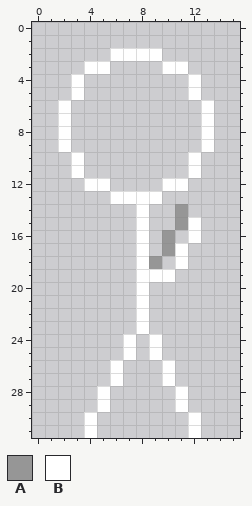
Pixel-art file: Sprites/Sprite-0002.aseprite. That is the earlier state.
16x32 pixels, 1 frame.
Palette (. is transparent): A #969696  B #ffffff
Pixels before, first column x 2:
 2 ....BBBB....
 3 ..BB....BB..
 4 .B........B.
 5 .B........B.
 6 B..........B
 7 B..........B
 8 B..........B
 9 B..........B
10 .B........B.
11 .B........B.
12 ..BB....BB..
13 ....BBBB....
14 ......B..A..
15 ......B..AB.
16 ......B.A.B.
17 ......B.AB..
18 ......BA.B..
19 ......BBB...
20 ......B.....
21 ......B.....
22 ......B.....
23 ......B.....
24 .....B.B....
25 .....B.B....
26 ....B...B...
27 ....B...B...
28 ...B.....B..
29 ...B.....B..
30 ..B.......B.
31 ..B.......B.
After the commit:
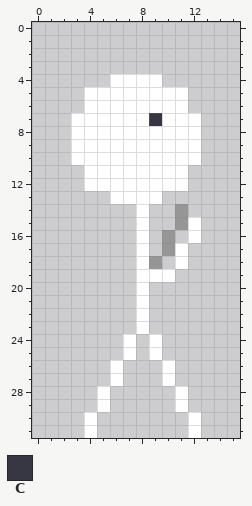
Colours new in this view: C #373643
The exact change:
There is now colour B in row 4 at x 6 to 9; in rows 5 to 6 at x 4 to 11; in row 7 at x 3 to 8 and 10 to 12; in rows 8 to 9 at x 3 to 12; in rows 10 to 11 at x 4 to 11; in row 12 at x 6 to 9.
There is now colour C in row 7 at x 9.
The author cleared colour B in row 2 at x 6 to 9; in row 3 at x 4 to 5 and 10 to 11; in rows 4 to 5 at x 3 and 12; in rows 6 to 9 at x 2 and 13; in row 11 at x 3 and 12.
Changed places in both pictures, as pixel boxes (x1, y1, x2, y2):
changed: (58, 48, 214, 191)
